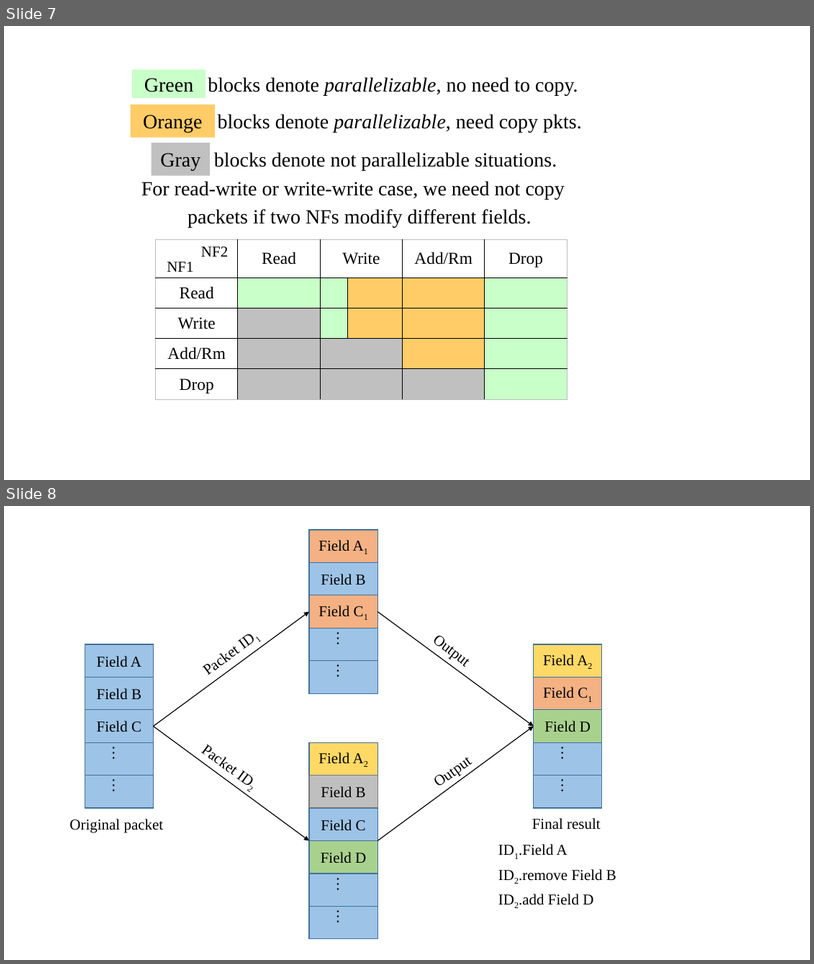
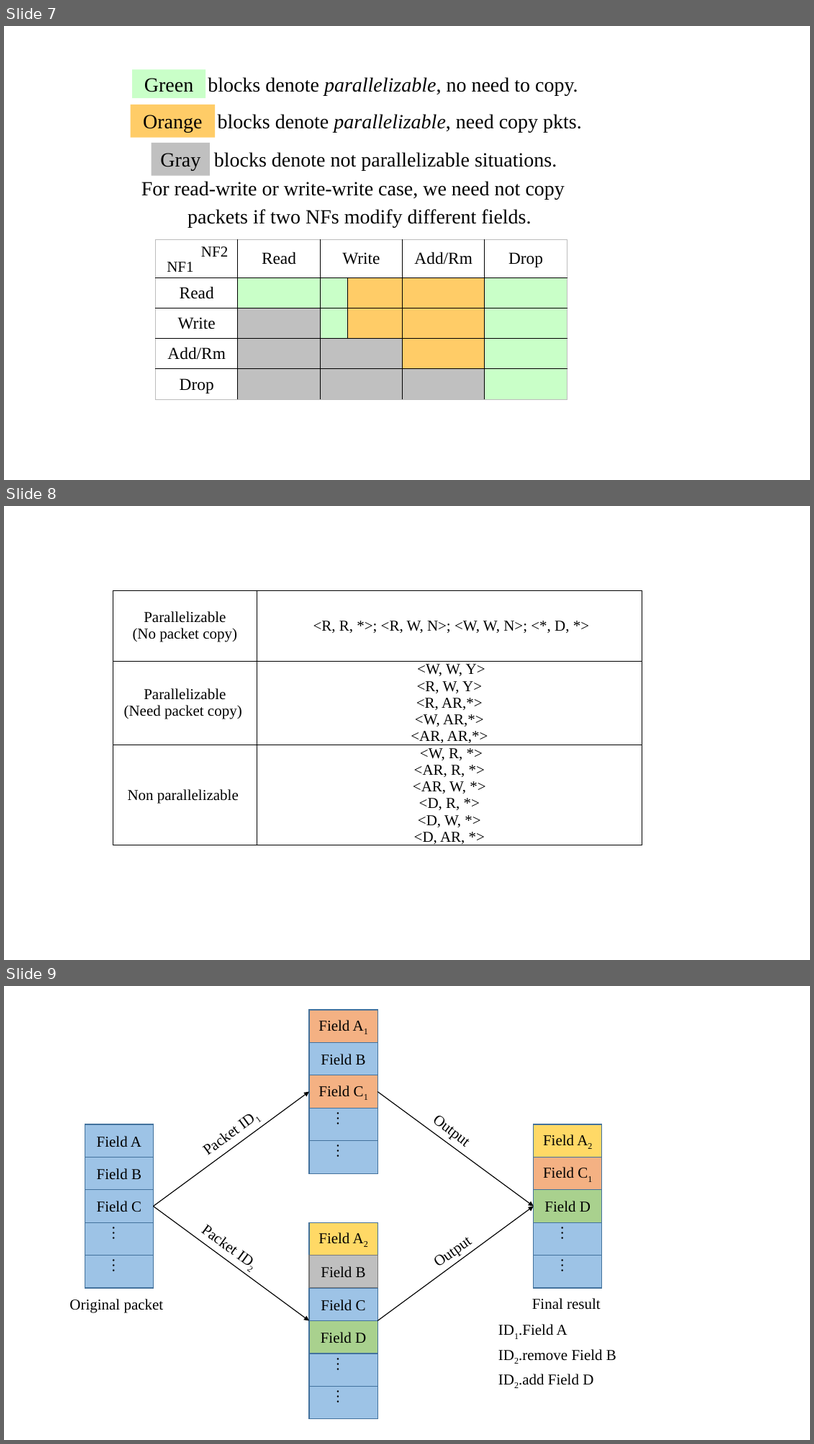
Before and after one commit to fnrg-nfv/flexchain, a slide deck: docs/Figures.pptx. Shown one above the other, each under a label of ours: slides 7 and 8 before the commit, slides 7, 8 and 9 after it. The pictures are 814x964 and 814x1444 pixels, drawn with LibreOffice and Linux fonts; fonts in the diff are those of the drawing. Boxes give left, top, right and bottom in pixels: in the first picture for what was removed or moved away, otherwise in the second. Text is boxed around its words. In the diff, an @@ line names an element or a change of style, - is before the commit and + after.

```diff
--- a/docs/Figures.pptx
+++ b/docs/Figures.pptx
@@ slide 8 added at (4,506,810,960), background #FFFFFF @@
@@ table added at (113,591,642,861), 3 rows, 2 columns @@
+Parallelizable / (No packet copy) | <R, R, *>; <R, W, N>; <W, W, N>; <*, D, *>
+Parallelizable / (Need packet copy) | <W, W, Y> / <R, W, Y> / <R, AR,*> / <W, AR,*> / <AR, AR,*>
+Non parallelizable | <W, R, *> / <AR, R, *> / <AR, W, *> / <D, R, *> / <D, W, *> / <D, AR, *>
@@ what was slide 8 is now slide 9 @@
```
Also in this commit, not shown: 1 slide changed.
